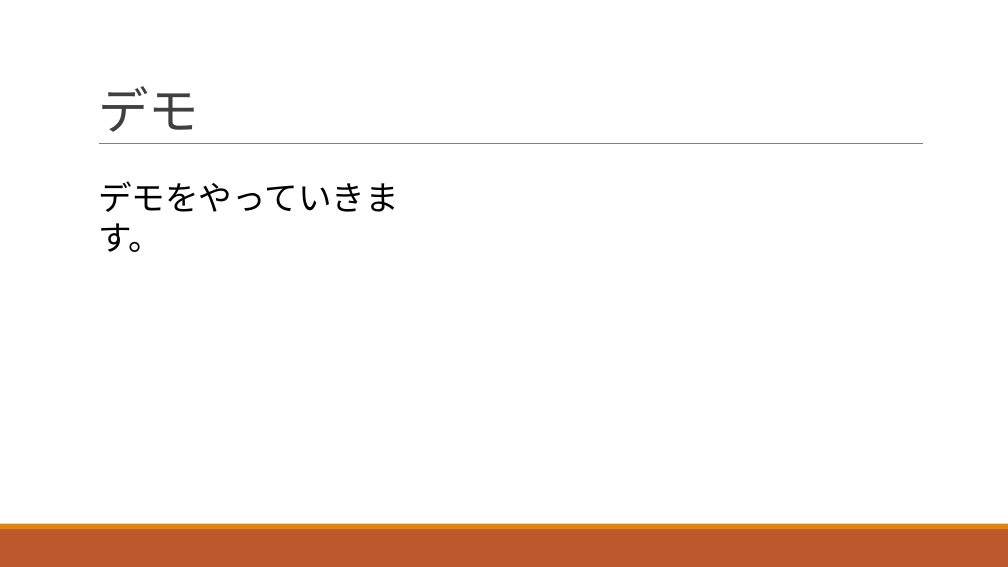
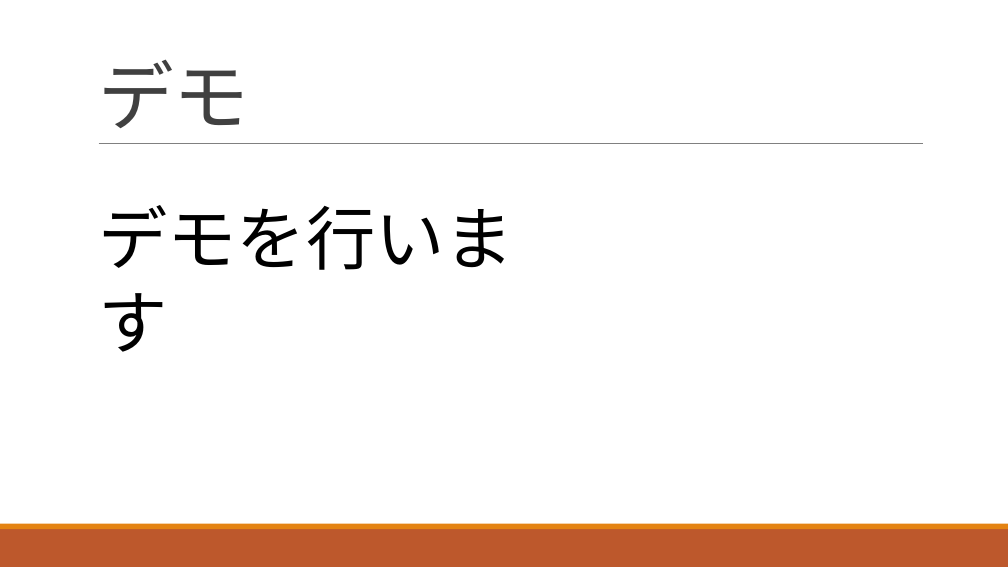
Before and after one commit to ShunjiYamamoto/groupA, a slide deck: slide 10 of 9.発表資料/グループ開発_Aグループ発表資料.pptx (slide 5 before the commit). Drawn at 1008x567 pixels with LibreOffice and Linux fonts; fonts in the diff are those of the drawing. Boxes give left, top, right and bottom in pixels: in the first picture for what was removed or moved away, otherwise in the second. Text is boxed around its words. In the diff, an @@ line names an element or a change of style, - is before the commit and + after.

```diff
--- a/9.発表資料/グループ開発_Aグループ発表資料.pptx
+++ b/9.発表資料/グループ開発_Aグループ発表資料.pptx
@@ title "デモ" at (98,59,249,128): size 48 to 72 pt @@
@@ text at (98,205,514,352): text changed; size 32 to 66 pt @@
-デモをやっていきます。
+デモを行います
```
Also in this commit, not shown: 10 other slides changed, 5 slides added, 3 other files.
